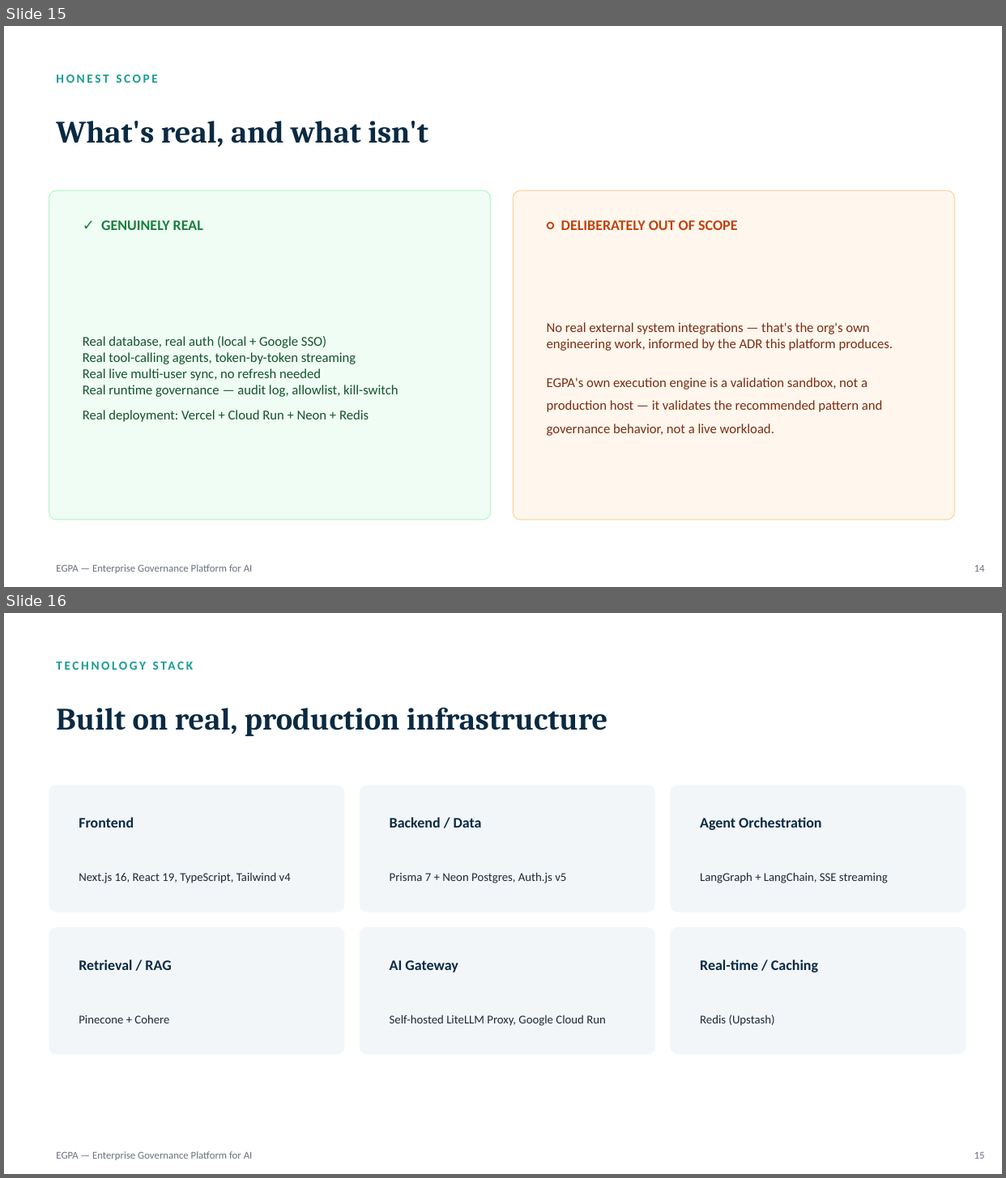
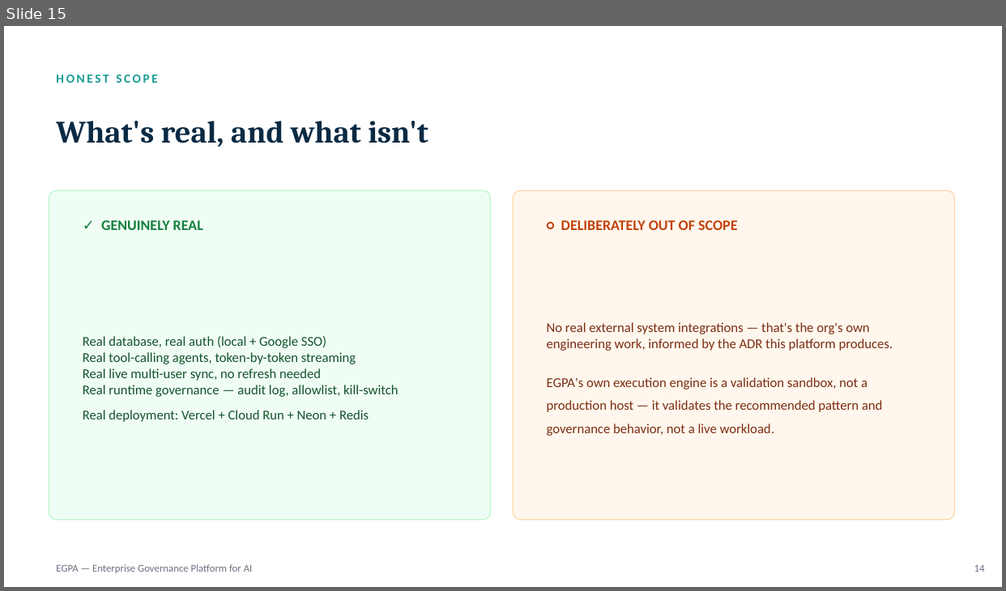
Before and after one commit to HariprasadMitta/EGPA, a slide deck: docs/EGPA-Overview.pptx. Shown one above the other, each under a label of ours: slides 15 and 16 before the commit, slide 15 after it. The pictures are 1006x1178 and 1006x591 pixels, drawn with LibreOffice and Linux fonts; fonts in the diff are those of the drawing. Boxes give left, top, right and bottom in pixels: in the first picture for what was removed or moved away, otherwise in the second. Text is boxed around its words. In the diff, an @@ line names an element or a change of style, - is before the commit and + after.

```diff
--- a/docs/EGPA-Overview.pptx
+++ b/docs/EGPA-Overview.pptx
@@ slide 16 removed at bbox=[4, 613, 1002, 1174], background #FFFFFF @@
@@ text removed at bbox=[49, 650, 648, 680] @@
-TECHNOLOGY STACK
@@ text removed at bbox=[56, 707, 608, 736] @@
-Built on real, production infrastructure
@@ rounded rectangle removed at bbox=[49, 786, 345, 913] @@
@@ rounded rectangle removed at bbox=[360, 786, 655, 913] @@
@@ rounded rectangle removed at bbox=[671, 786, 966, 913] @@
@@ text removed at bbox=[79, 817, 134, 828] @@
-Frontend
@@ text removed at bbox=[390, 817, 482, 828] @@
-Backend / Data
@@ text removed at bbox=[700, 817, 821, 830] @@
-Agent Orchestration
@@ text removed at bbox=[79, 872, 291, 884] @@
-Next.js 16, React 19, TypeScript, Tailwind v4
@@ text removed at bbox=[390, 872, 566, 884] @@
-Prisma 7 + Neon Postgres, Auth.js v5
@@ text removed at bbox=[700, 872, 888, 884] @@
-LangGraph + LangChain, SSE streaming
@@ rounded rectangle removed at bbox=[49, 927, 345, 1054] @@
@@ rounded rectangle removed at bbox=[360, 927, 655, 1054] @@
@@ rounded rectangle removed at bbox=[671, 927, 966, 1054] @@
@@ text removed at bbox=[79, 960, 171, 970] @@
-Retrieval / RAG
@@ text removed at bbox=[390, 960, 458, 973] @@
-AI Gateway
@@ text removed at bbox=[700, 960, 818, 973] @@
-Real-time / Caching
@@ text removed at bbox=[79, 1015, 169, 1024] @@
-Pinecone + Cohere
@@ text removed at bbox=[390, 1015, 606, 1026] @@
-Self-hosted LiteLLM Proxy, Google Cloud Run
@@ text removed at bbox=[700, 1015, 775, 1026] @@
-Redis (Upstash)
@@ text removed at bbox=[56, 1152, 253, 1161] @@
-EGPA — Enterprise Governance Platform for AI
@@ text removed at bbox=[974, 1152, 985, 1159] @@
-15
```
Also in this commit, not shown: 3 slides changed.
